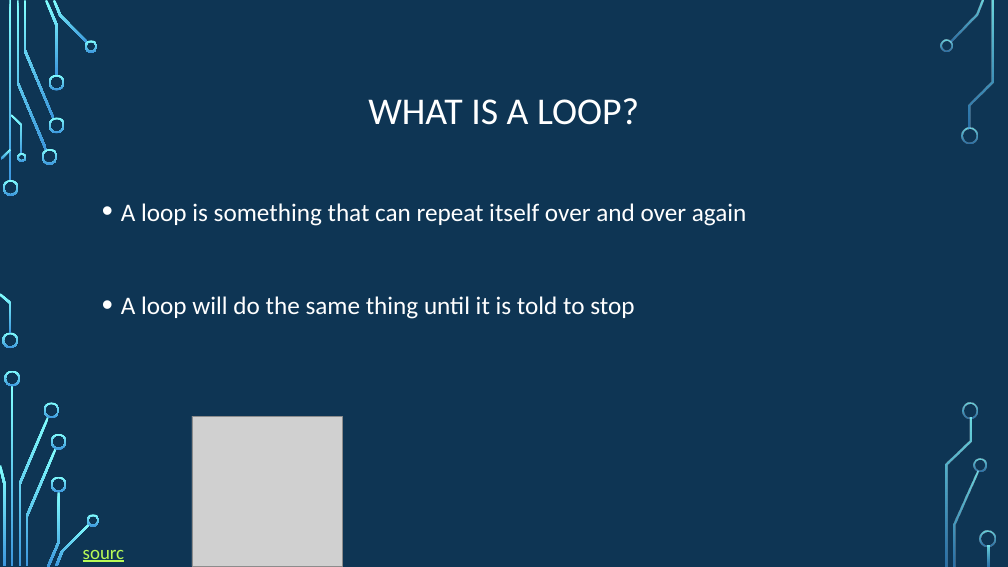
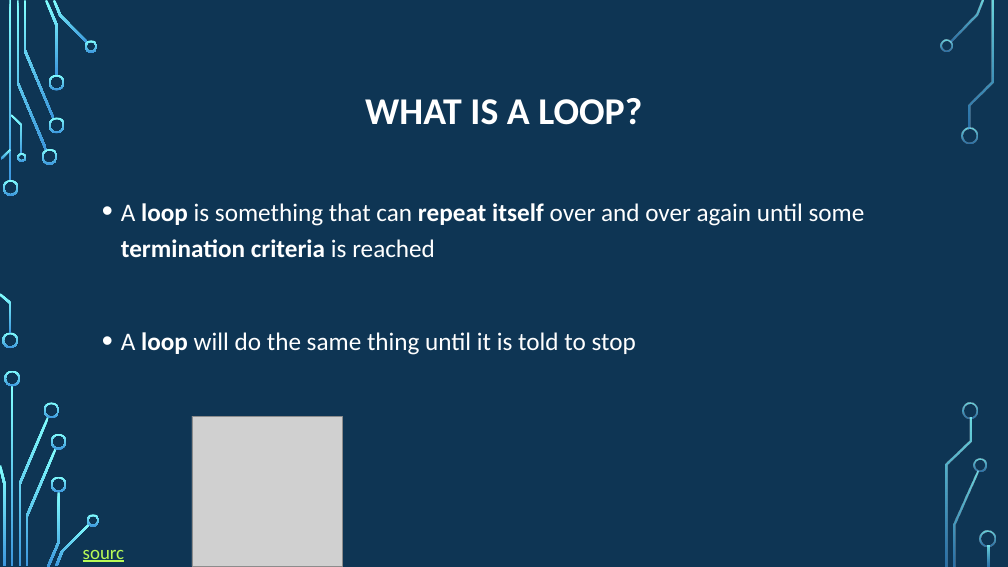
Before and after one commit to psypdt/ZIS_C-_Summer_Course_2019, a slide deck: slide 3 of Day_3/Day_3.pptx. Drawn at 1008x567 pixels with LibreOffice and Linux fonts; fonts in the diff are those of the drawing; grey boxes stand for pictures; background and template pictures are left out. Boxes give left, top, right and bottom in pixels: in the first picture for what was removed or moved away, otherwise in the second. Text is boxed around its words. In the diff, an @@ line names an element or a change of style, - is before the commit and + after.

```diff
--- a/Day_3/Day_3.pptx
+++ b/Day_3/Day_3.pptx
@@ title "WHAT IS A LOOP?" at (365,98,642,125): bold on @@
@@ text at (121,203,865,257): text changed @@
-• A loop is something that can repeat itself over and over again
+• A loop is something that can repeat itself over and over again until some termination criteria is reached
@@ text at (121,332,636,355): bold on in "loop" @@
```
Also in this commit, not shown: 13 other slides changed, 1 other file.
